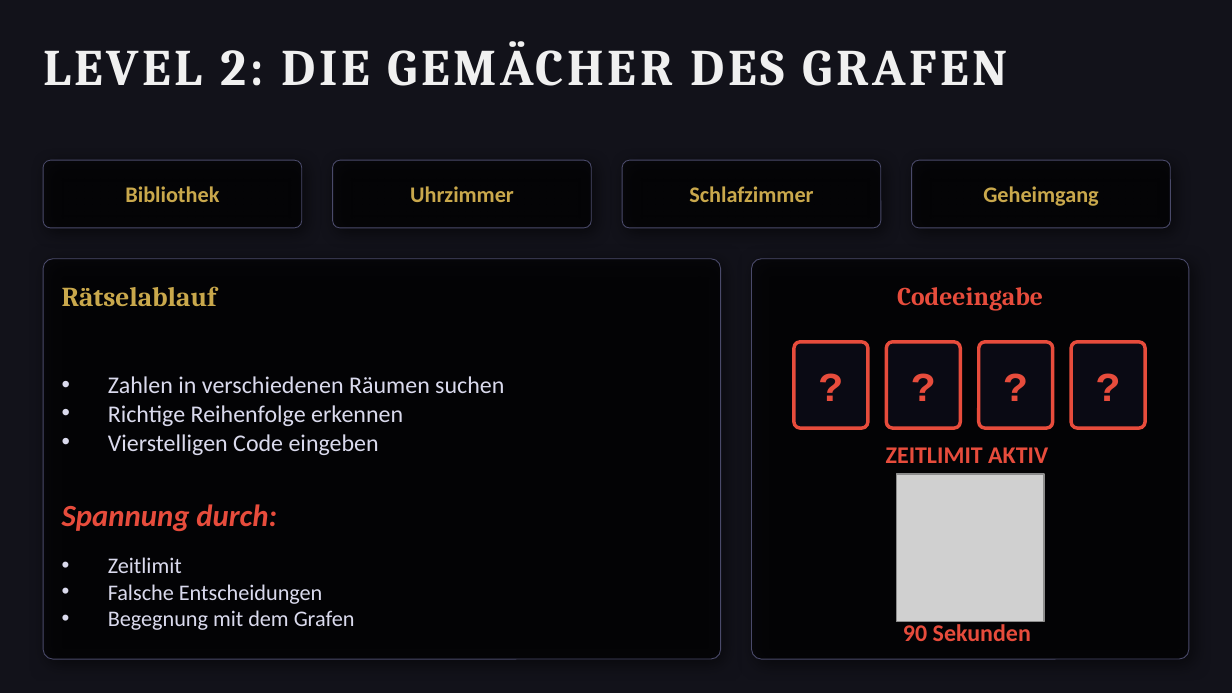
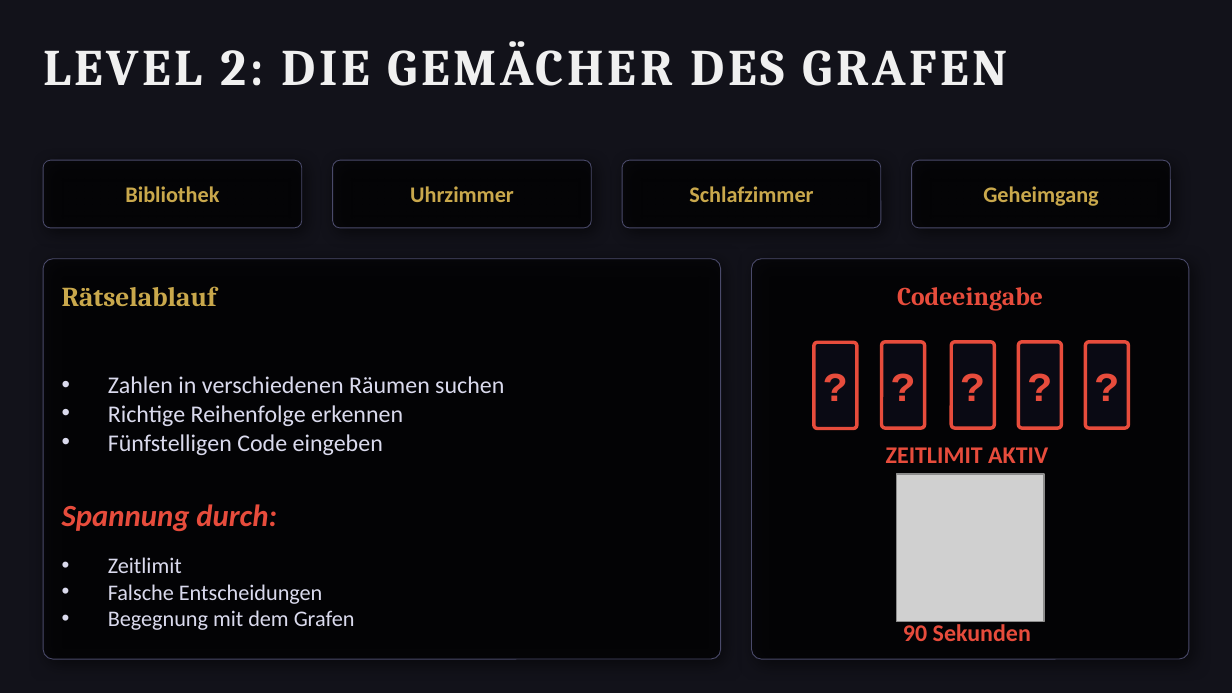
Before and after one commit to htl-leo-medtwt-projects/2526-2bhitm-sommerprojekt-FelixLangeder, a slide deck: slide 5 of documentation/Schloss_der_Finsternis.pptx (slide 6 before the commit). Drawn at 1232x693 pixels with LibreOffice and Linux fonts; fonts in the diff are those of the drawing; grey boxes stand for pictures; background and template pictures are left out. Boxes give left, top, right and bottom in pixels: in the first picture for what was removed or moved away, otherwise in the second. Text is boxed around its words. In the diff, an @@ line names an element or a change of style, - is before the commit and + after.

```diff
--- a/documentation/Schloss_der_Finsternis.pptx
+++ b/documentation/Schloss_der_Finsternis.pptx
@@ rounded rectangle added at (814, 342, 857, 429), fill #0A0A14, outline #E74C3C 2 pt @@
@@ text added at (814, 342, 857, 429), 24 pt, text #E74C3C, bold @@
+?
@@ rounded rectangle: place and size @@
-rounded rectangle at (793, 341, 867, 428)
+rounded rectangle at (882, 341, 925, 428)
@@ text "?" rewrapped from (793, 341, 867, 428) to (882, 341, 925, 428) @@
@@ rounded rectangle: place and size @@
-rounded rectangle at (886, 341, 960, 428)
+rounded rectangle at (951, 341, 994, 428)
@@ text "?" rewrapped from (886, 341, 960, 428) to (951, 341, 994, 428) @@
@@ rounded rectangle: place and size @@
-rounded rectangle at (978, 341, 1052, 428)
+rounded rectangle at (1019, 341, 1062, 428)
@@ text "?" rewrapped from (978, 341, 1052, 428) to (1019, 341, 1062, 428) @@
@@ rounded rectangle: place and size @@
-rounded rectangle at (1071, 341, 1145, 428)
+rounded rectangle at (1085, 341, 1129, 428)
@@ text "?" rewrapped from (1071, 341, 1145, 428) to (1085, 341, 1129, 428) @@
@@ text at (108, 434, 383, 455): text changed @@
-• Vierstelligen Code eingeben
+• Fünfstelligen Code eingeben
```
Also in this commit, not shown: 3 other slides changed, 1 slide removed, 1 other file.
